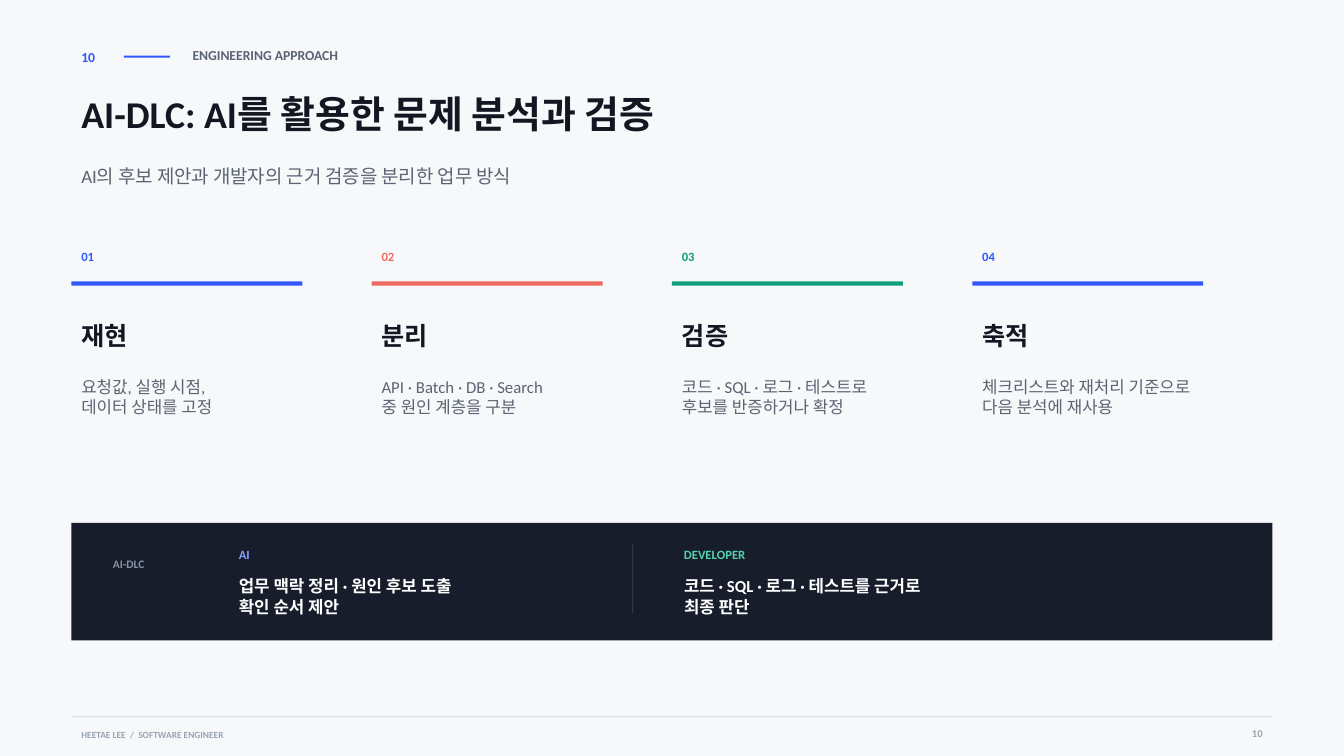
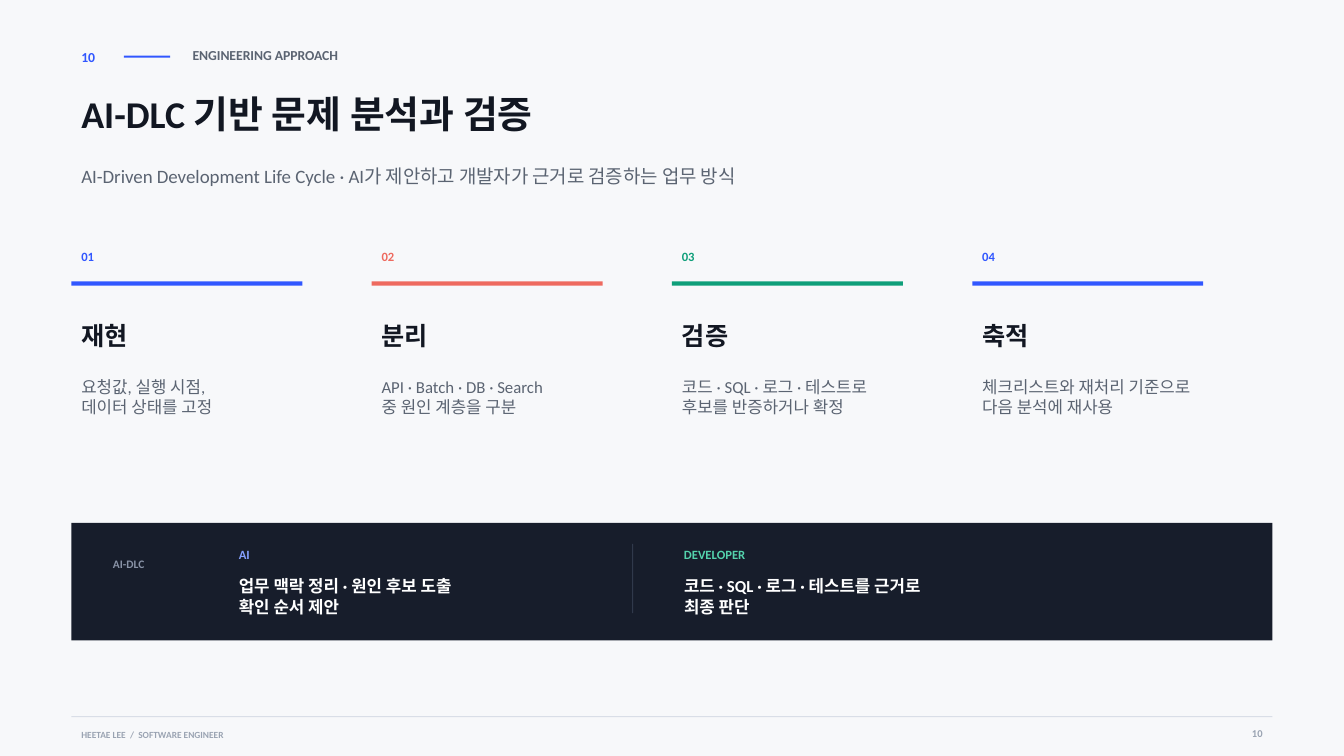
Before and after one commit to heetae-L/heetae-L.github.io, a slide deck: slide 10 of portfolio/heetae-lee-portfolio.pptx. Drawn at 1344x756 pixels with LibreOffice and Linux fonts; fonts in the diff are those of the drawing. Boxes give left, top, right and bottom in pixels: in the first picture for what was removed or moved away, otherwise in the second. Text is boxed around its words. In the diff, an @@ line names an element or a change of style, - is before the commit and + after.

```diff
--- a/portfolio/heetae-lee-portfolio.pptx
+++ b/portfolio/heetae-lee-portfolio.pptx
@@ text at (81, 96, 533, 132): text changed @@
-AI-DLC: AI를 활용한 문제 분석과 검증
+AI-DLC 기반 문제 분석과 검증
@@ text at (81, 167, 736, 186): text changed @@
-AI의 후보 제안과 개발자의 근거 검증을 분리한 업무 방식
+AI-Driven Development Life Cycle · AI가 제안하고 개발자가 근거로 검증하는 업무 방식
```
Also in this commit, not shown: 5 other slides changed, 1 other file.
